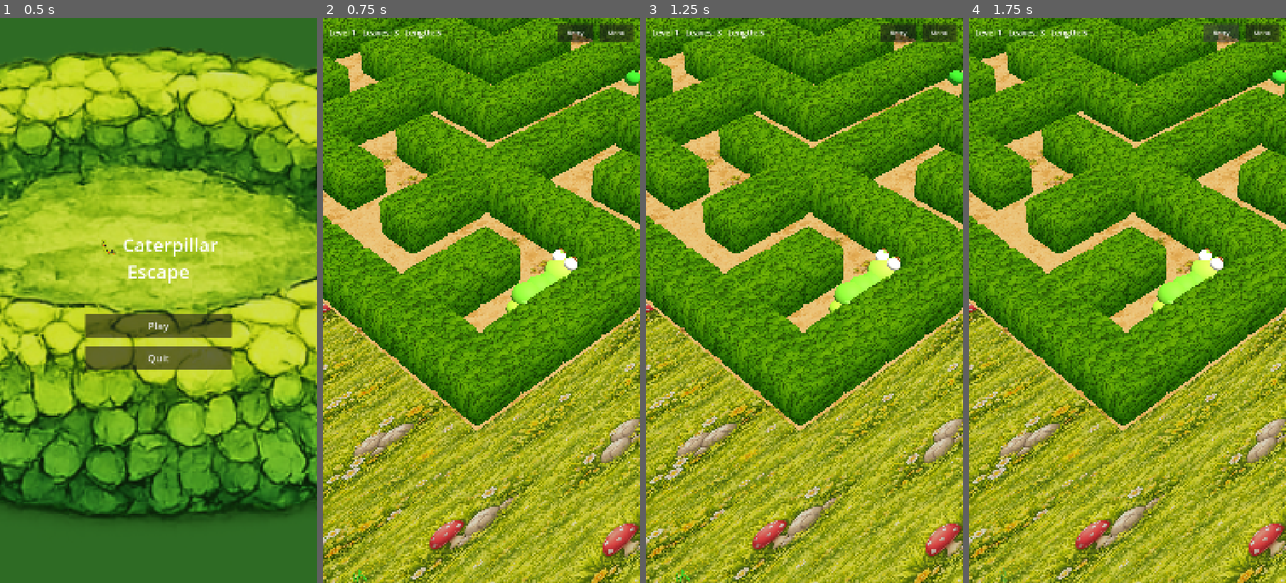
Above: before the commit, frames 1-4 (left to right).
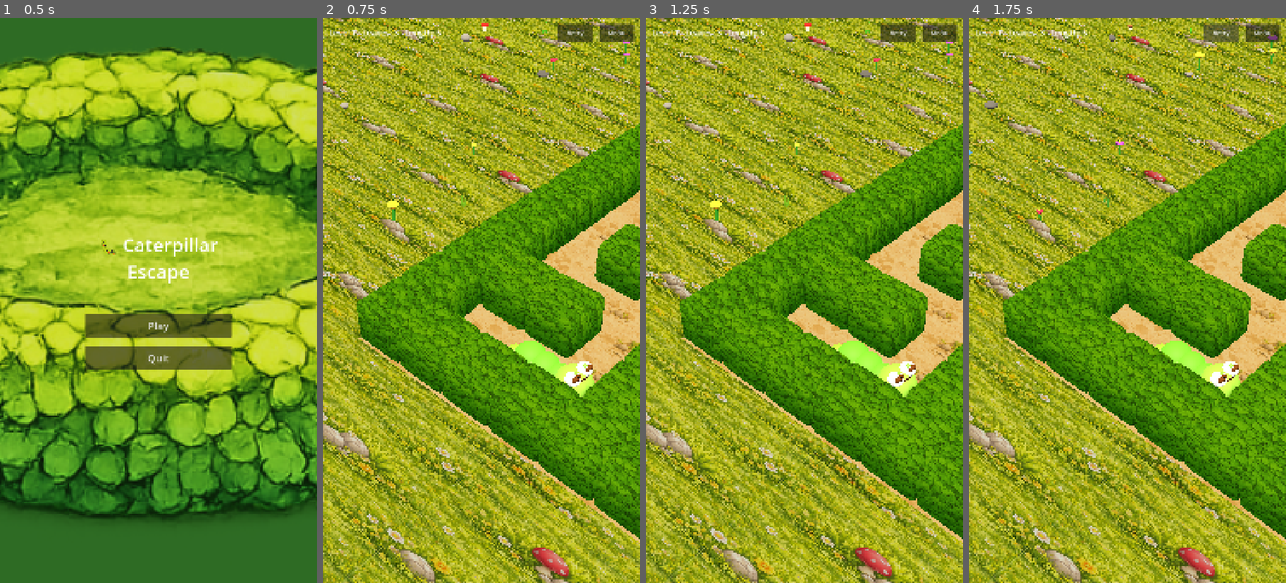
Above: after the commit, the same moments.

Repository: blago83/CaterpillarEscapeGame
Game: Godot game, scene res://scenes/MainMenu.tscn
The game is run twice, just before and just after one commit, with the same random seed, the same clock (stepped at 60 frames per second) and the same inputs.
Inputs:
- Up to frame 1 (0.5 s): no input
- Up to frame 2 (0.75 s): click "Play" at 0.5 s
- Up to frame 3 (1.25 s): no input
- Up to frame 4 (1.75 s): click "Retry" at 1.25 s

Frame 1 is identical in both runs. In frame 2, 84% of the frame differs, in the area x 0-100%, y 0-100%; in frame 3, 84%; in frame 4, 84%.

Commit message:
Mirror camera to right side: CAM_OFFSET X from -7 to +7

Diff:
--- a/scripts/level_3d.gd
+++ b/scripts/level_3d.gd
@@ -7,7 +7,7 @@
 const BUSH_BOTTOM := Color(0.12, 0.35, 0.07)
 
 # Camera offset from the look-at target (gives that ~-52°, -32° perspective feel)
-const CAM_OFFSET := Vector3(-7.0, 9.0, 7.5)
+const CAM_OFFSET := Vector3(7.0, 9.0, 7.5)
 const CAM_FOV := 38.0
 
 const Segment3DScript := preload("res://scripts/segment_3d.gd")
